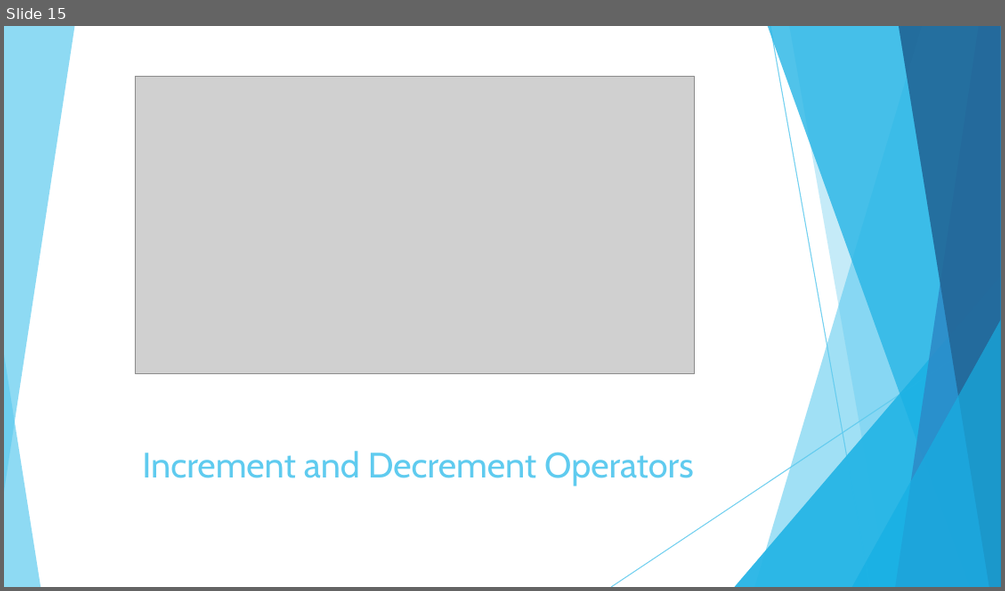
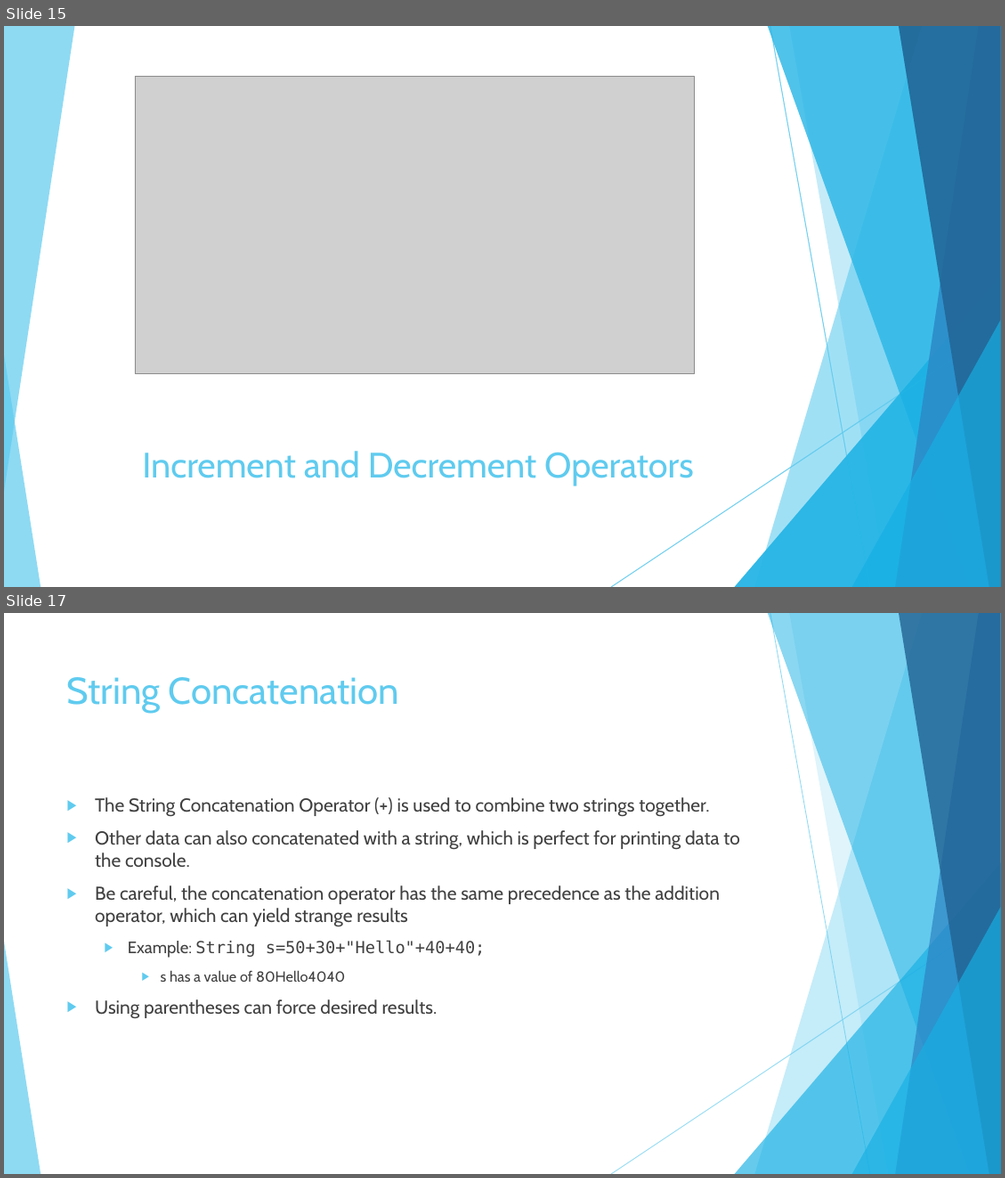
Before and after one commit to JoseRivas1998/Java-Game-Development-For-Absolute-Beginners, a slide deck: Slides/Lesson1.2.pptx. Shown one above the other, each under a label of ours: slide 15 before the commit, slides 15 and 17 after it; the slides between them are not shown. The pictures are 1005x591 and 1005x1178 pixels, drawn with LibreOffice and Linux fonts; fonts in the diff are those of the drawing; grey boxes stand for pictures. Boxes give left, top, right and bottom in pixels: in the first picture for what was removed or moved away, otherwise in the second. Text is boxed around its words. In the diff, an @@ line names an element or a change of style, - is before the commit and + after.

```diff
--- a/Slides/Lesson1.2.pptx
+++ b/Slides/Lesson1.2.pptx
@@ slide 17 added at (4, 613, 1001, 1174), background #FFFFFF; not listed: 10 template elements that a slide beside it also shows @@
@@ title added at (67, 677, 399, 713), 36 pt, text #5FCBEF @@
+String Concatenation
@@ text added at (95, 797, 740, 1018), 18 pt, text #404040 @@
+▶ The String Concatenation Operator (+) is used to combine two strings together.
+▶ Other data can also concatenated with a string, which is perfect for printing data to the console.
+▶ Be careful, the concatenation operator has the same precedence as the addition operator, which can yield strange results
+  ▶ Example: String s=50+30+"Hello"+40+40;
+    ▶ s has a value of 80Hello4040
+▶ Using parentheses can force desired results.
```
Also in this commit, not shown: 1 other slide added, 1 other file.
